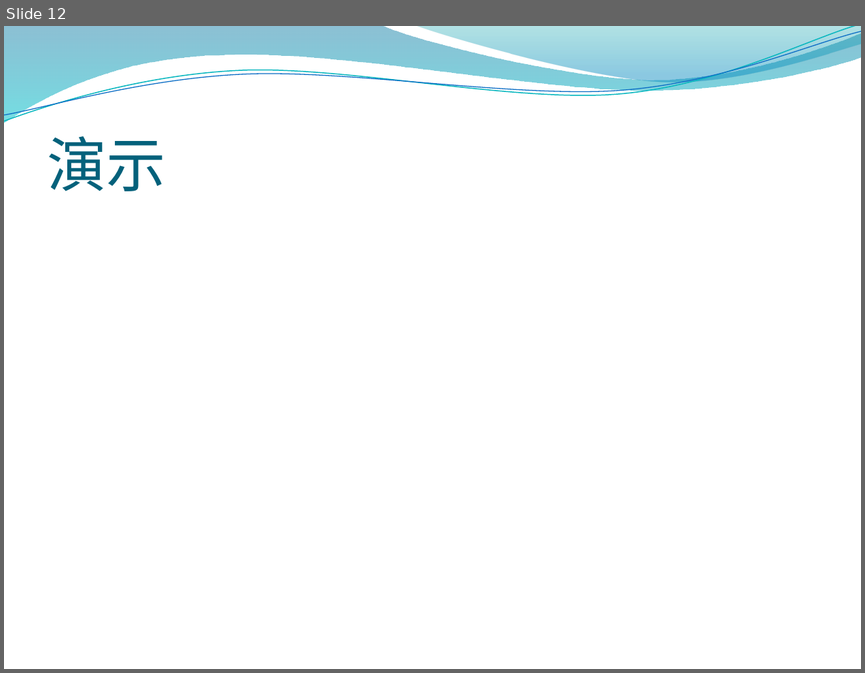
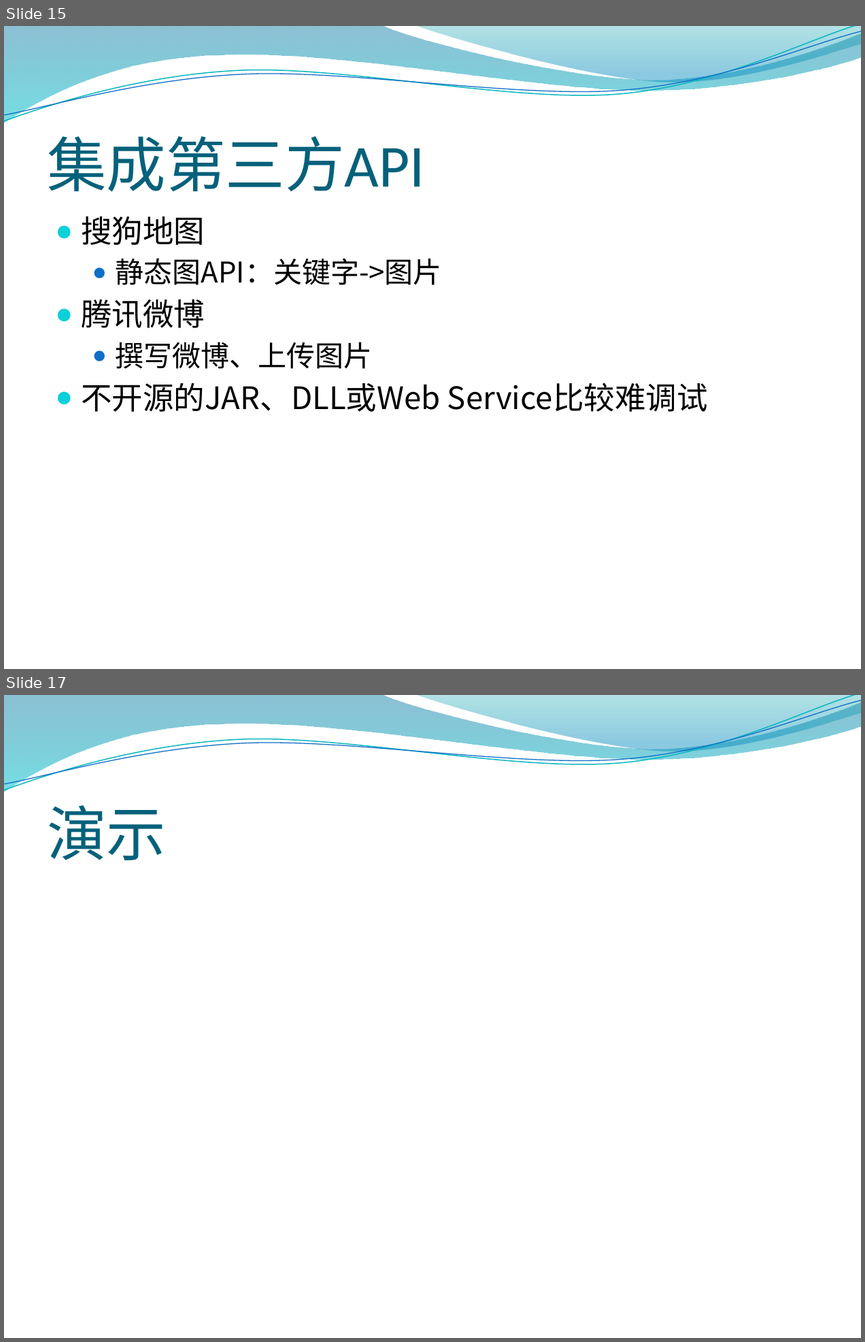
Before and after one commit to ggxx/SextantTG, a slide deck: doc/大作业汇报.pptx. Shown one above the other, each under a label of ours: slide 12 before the commit, slides 15 and 17 after it; the slides between them are not shown. The pictures are 865x673 and 865x1342 pixels, drawn with LibreOffice and Linux fonts; fonts in the diff are those of the drawing; background and template pictures are left out. Boxes give left, top, right and bottom in pixels: in the first picture for what was removed or moved away, otherwise in the second. Text is boxed around its words. In the diff, an @@ line names an element or a change of style, - is before the commit and + after.

```diff
--- a/doc/大作业汇报.pptx
+++ b/doc/大作业汇报.pptx
@@ slide 15 added at (x1=4, y1=26, x2=861, y2=669), background picture (left out); not listed: 4 template elements that a slide beside it also shows @@
@@ title added at (x1=47, y1=136, x2=425, y2=192), 50 pt, text #04617B @@
+集成第三方API
@@ text added at (x1=81, y1=216, x2=708, y2=412), 26 pt, text #000000 @@
+● 搜狗地图
+  ● 静态图API：关键字->图片
+● 腾讯微博
+  ● 撰写微博、上传图片
+● 不开源的JAR、DLL或Web Service比较难调试
@@ what was slide 12 is now slide 17 @@
```
Also in this commit, not shown: 10 slides changed, 6 other slides added, 2 slides removed, 4 other files.
